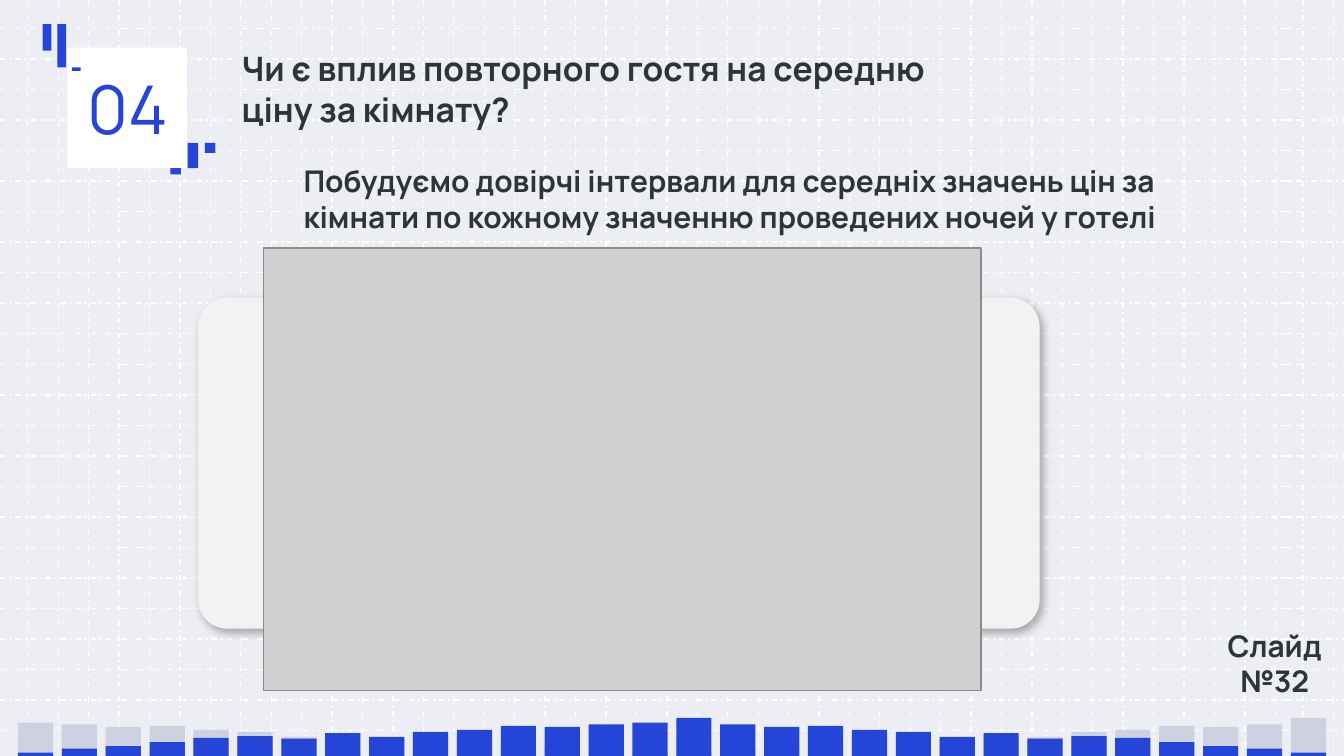
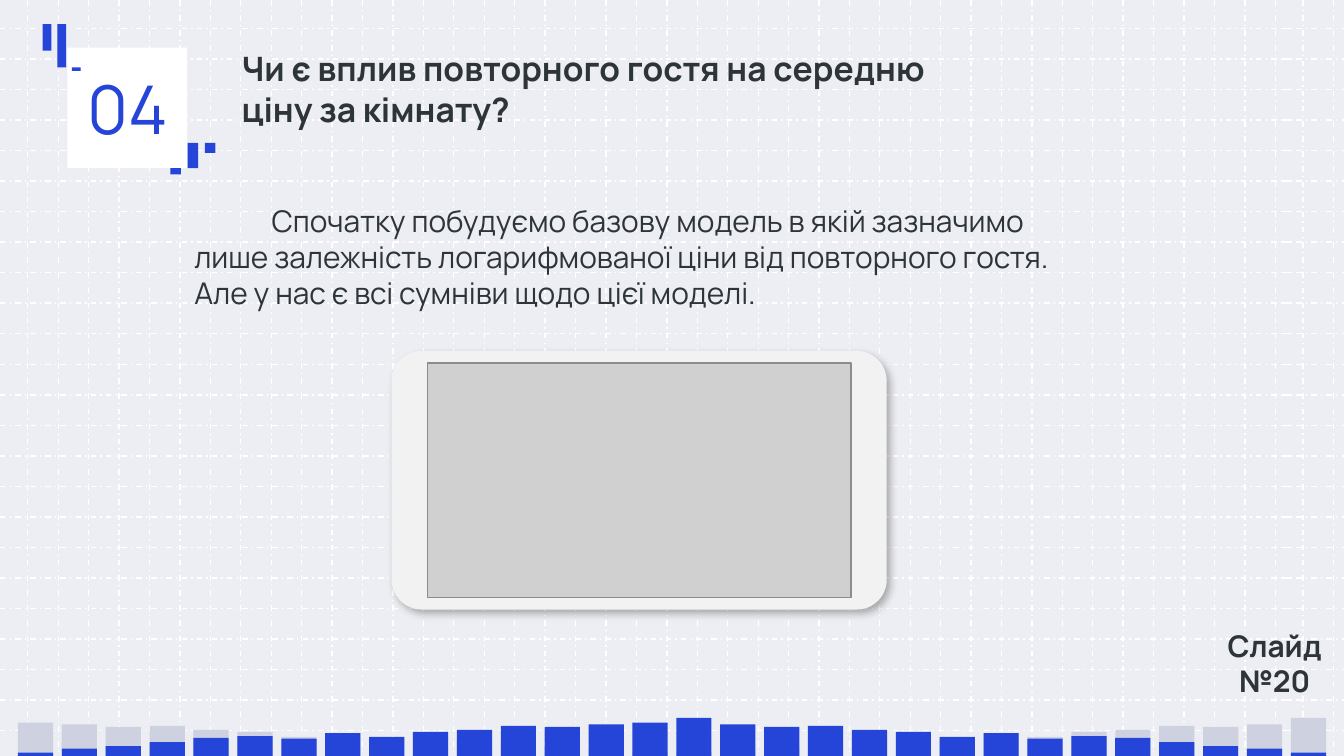
Before and after one commit to damyr-zaichenko/data_analysis_labs, a slide deck: slide 20 of lab3/Лабораторна 3.pptx (slide 21 before the commit). Drawn at 1344x756 pixels with LibreOffice and Linux fonts; fonts in the diff are those of the drawing; grey boxes stand for pictures. Boxes give left, top, right and bottom in pixels: in the first picture for what was removed or moved away, otherwise in the second. Text is boxed around its words. In the diff, an @@ line names an element or a change of style, - is before the commit and + after.

```diff
--- a/lab3/Лабораторна 3.pptx
+++ b/lab3/Лабораторна 3.pptx
@@ text at bbox=[194, 210, 1049, 311]: text changed; bold off @@
-Побудуємо довірчі інтервали для середніх значень цін за кімнати по кожному значенню проведених ночей у готелі
+Спочатку побудуємо базову модель в якій зазначимо лише залежність логарифмованої ціни від повторного гостя. Але у нас є всі сумніви щодо цієї моделі.
@@ picture removed at bbox=[263, 249, 981, 691] @@
@@ rounded rectangle removed at bbox=[198, 297, 450, 628] @@
@@ rounded rectangle at bbox=[391, 351, 886, 609]: rotation 0 to 270 degrees @@
@@ picture added at bbox=[427, 363, 851, 598] @@
@@ text at bbox=[1228, 634, 1322, 693]: text changed @@
-Слайд №32
+Слайд №20
```
Also in this commit, not shown: 11 other slides changed, 7 slides added, 8 slides removed.
